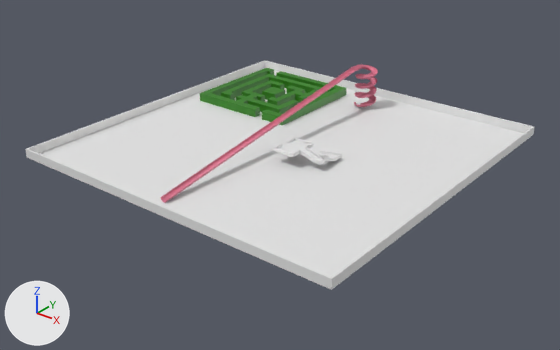
What one commit did to the FBX model resources/mesh/fbx/physic_01.fbx.
One viewpoint serves both versions: a camera (50 mm lens) standing at (244.0, -312.0, 174.0) and looking at (4.0, -12.0, -12.0). Arrows for +X, +Y and +Z are at lower left; the lights stay in place. Where no turn or scale is listed for an object, it has been applied to the vertices.

Objects in the first picture: 'Cube', 'Helix', 'Labyrinth', 'Plane'.
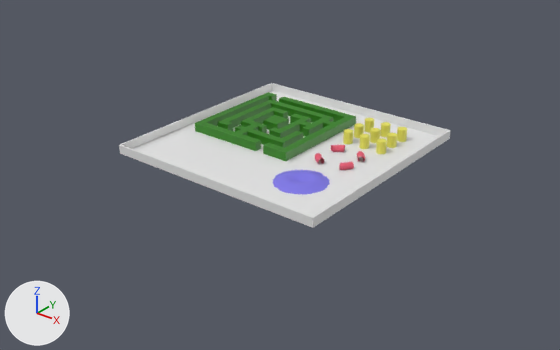
Boxes (x1, y1, x2, y2) around the edits, measured in the pictures (560 x 350 px):
'Plane', mesh rescaled (35% narrower, 37% shorter): before (26, 60, 534, 290); after (119, 83, 451, 228)
'Labyrinth', moved: before (200, 68, 346, 125); after (195, 92, 356, 161)
'Helix', deleted: before (161, 65, 378, 203)
'Pillars', added (yellow): after (343, 118, 407, 154)
'Wave', added (blue): after (273, 170, 330, 195)
'Cube', deleted: before (273, 137, 342, 164)
'Tube', added: after (315, 145, 365, 170)

What the commit changed:
Material 'Pillars' (mat_pillars) is new.
Its base color is (0.8, 0.751, 0.0984) (yellow #e7e158).
Material 'Wave' (mat_wave) is new.
Its base color is (0.208, 0.181, 0.8) (blue #7e76e7).
Material 'Tube' (mat_tube) is new.
Its base color is (0.8, 0.103, 0.168) (red #e75a72).
me_plane has 16 vertices, 13 faces and spans x -100.0..100.0, y -100.0..100.0, z 0.0..5.0.
me_plane is used by ob_plane; location (0.0, 0.0, 0.0).
me_plane part 1: the whole mesh is scaled about its middle by (0.652, 0.652, 1.01).
Mesh me_cylinder_003 is new.
It has 288 vertices, 162 faces and spans x -2.7..24.4, y -2.7..24.4, z 0.0..7.0.
It uses material mat_pillars (yellow #e7e158).
Mesh me_plane_002 is new.
It has 289 vertices, 256 faces and spans x -15.2..15.2, y -15.2..15.2, z 0.0..2.1.
It uses material mat_wave (blue #7e76e7).
Mesh me_torus_001 is new.
It has 384 vertices, 384 faces and spans x -11.2..12.4, y -12.4..12.4, z -1.9..1.9.
It uses material mat_tube (red #e75a72).
Object 'Helix' (ob_helix) is deleted.
Object 'Cube' (ob_cube) is deleted.
Object 'Labyrinth' (ob_labyrinth) moves from (-36.2, 23.3, 0.0) to (-3.4, -14.7, 0.0).
Object 'Pillars' (ob_pillars) is new; it shows me_cylinder_003.
Its location is (23.2, 24.6, 0.0).
Object 'Wave' (ob_wave) is new; it shows me_plane_002.
Its location is (32.7, -31.3, -0.2).
Object 'Tube' (ob_tube) is new; it shows me_torus_001.
Its location is (32.9, 2.5, 1.6).
